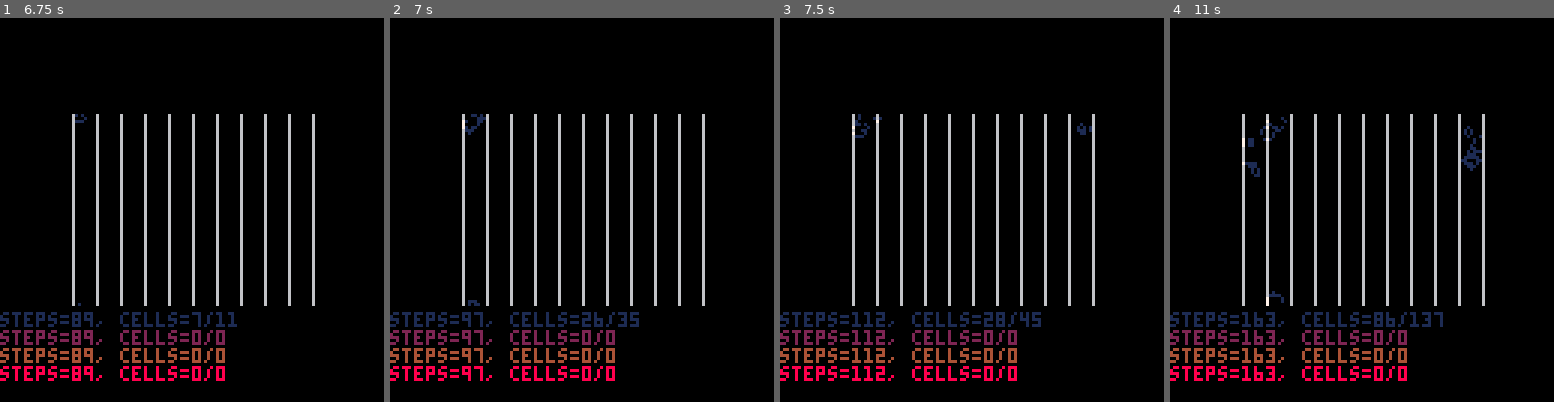
Above: before the commit, frames 1-4 (left to right).
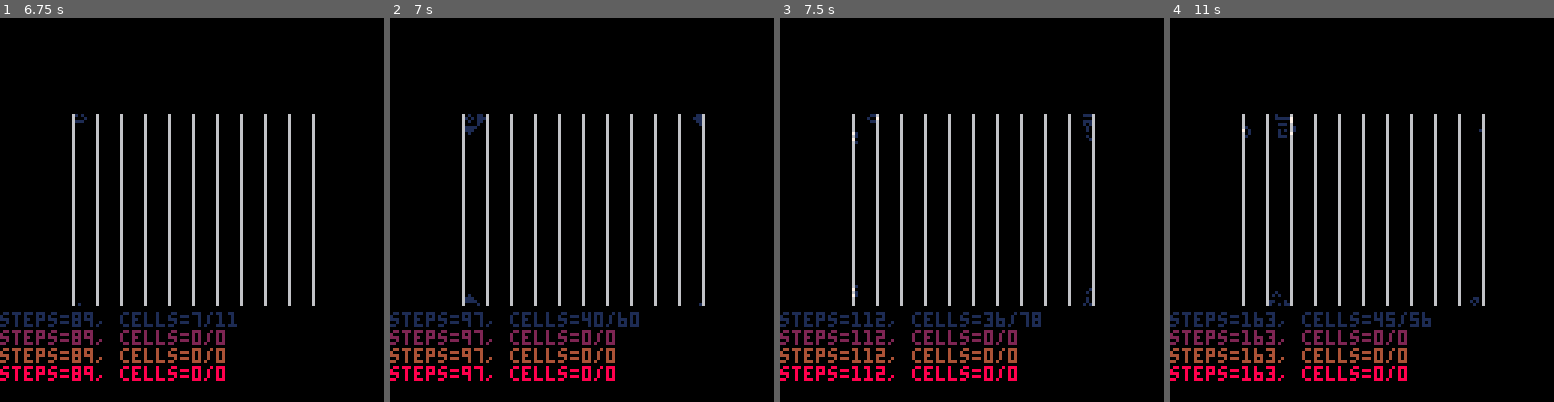
Above: after the commit, the same moments.

Repository: erwinbonsma/PicoGarden
Game: PICO-8 cartridge picogarden.p8
Two runs of this game, one before a commit and one after it. Both use one fixed random seed, a clock stepped at 60 frames per second and the inputs below.
Inputs:
- Up to frame 1 (6.75 s): tap O (Z key) at 0.33, 0.7, 1.43, 2.22, 3.1, 3.98, 4.87, 5.75, 6.63 s; tap X (X key) at 1.07, 2.07, 2.4, 2.73, 3.07, 3.4, 3.73, 4.07, 4.4, 4.73, 5.07, 5.4, 5.73, 6.07, 6.4, 6.73 s; hold Left 1.97-2.37 s; hold Down 2.42-2.82 s; hold Right 2.87-3.53 s; hold Up 3.58-4.08 s; hold Right 4.13-4.53 s; hold Down 4.58-5.08 s; hold Left 5.13-5.8 s; hold Up 5.85-6.18 s; hold Left 6.23-6.63 s; hold Down from 6.68 s (still down)
- Up to frame 2 (7 s): keep holding Down
- Up to frame 3 (7.5 s): tap X (X key) at 7.07, 7.4 s; release Down at 7.08 s; hold Right from 7.13 s (still down)
- Up to frame 4 (11 s): tap O (Z key) every 0.88 s from 7.52 to 10.17 s; tap X (X key) every 0.33 s from 7.73 to 10.73 s; release Right at 7.8 s; hold Up 7.85-8.35 s; hold Right 8.4-8.8 s; hold Down 8.85-9.35 s; hold Left 9.4-10.07 s; hold Up 10.12-10.45 s; hold Left 10.5-10.9 s; hold Down from 10.95 s (still down)

Frame 1 is identical in both runs. In frame 2, 0.3% of the frame differs, in the area x 18-82%, y 25-81%; in frame 3, 0.4%; in frame 4, 0.9%.

Commit message:
Fix set_wrapping_border

Diff:
--- a/picogarden.p8
+++ b/picogarden.p8
@@ -148,19 +148,6 @@
 
 function ca:_set_wrapping_border()
  local bg=self.bitgrid
-
- -- top row
- memcpy(
-  bg.a0,
-  bg.a0+(bg.h-2)*self.bpr,
-  self.bpr
- )
- -- bottom row
- memcpy(
-  bg.a0+(bg.h-1)*self.bpr,
-  bg.a0+self.bpr,
-  self.bpr
- )
 
  -- left and right colums
  local sh_l_dst=0
@@ -193,6 +180,19 @@
   al+=self.bpr
   ar+=self.bpr
  end
+
+ -- top row
+ memcpy(
+  bg.a0,
+  bg.a0+(bg.h-2)*self.bpr,
+  self.bpr
+ )
+ -- bottom row
+ memcpy(
+  bg.a0+(bg.h-1)*self.bpr,
+  bg.a0+self.bpr,
+  self.bpr
+ )
 end
 
 function ca:_set_border()
